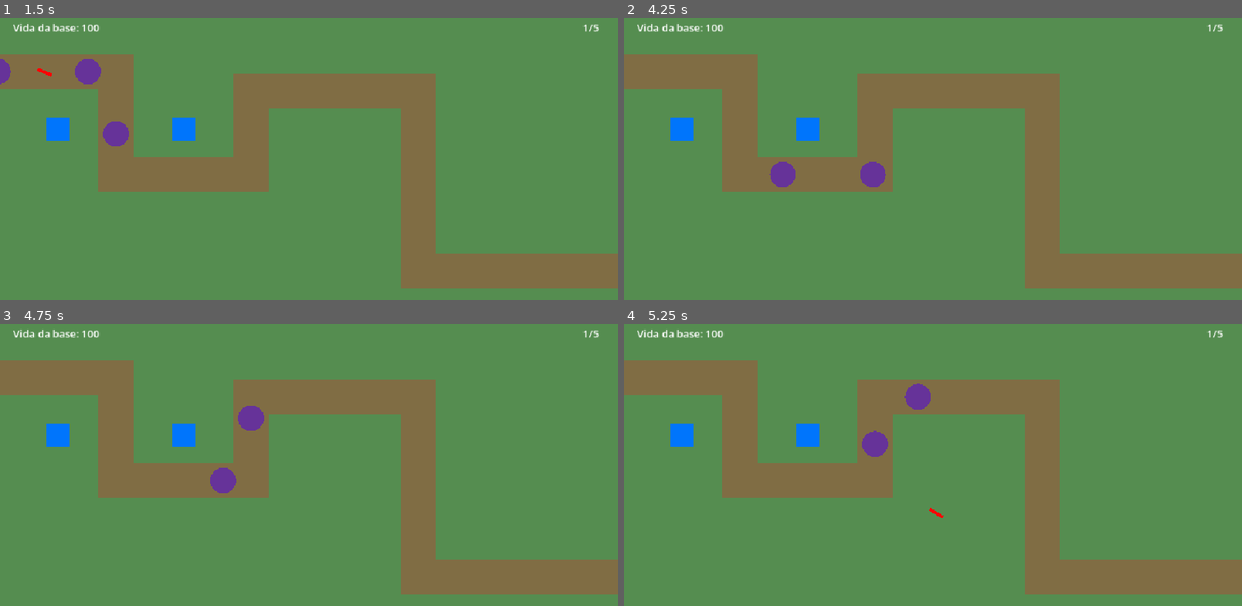
Above: before the commit, frames 1-4 (two rows, left to right).
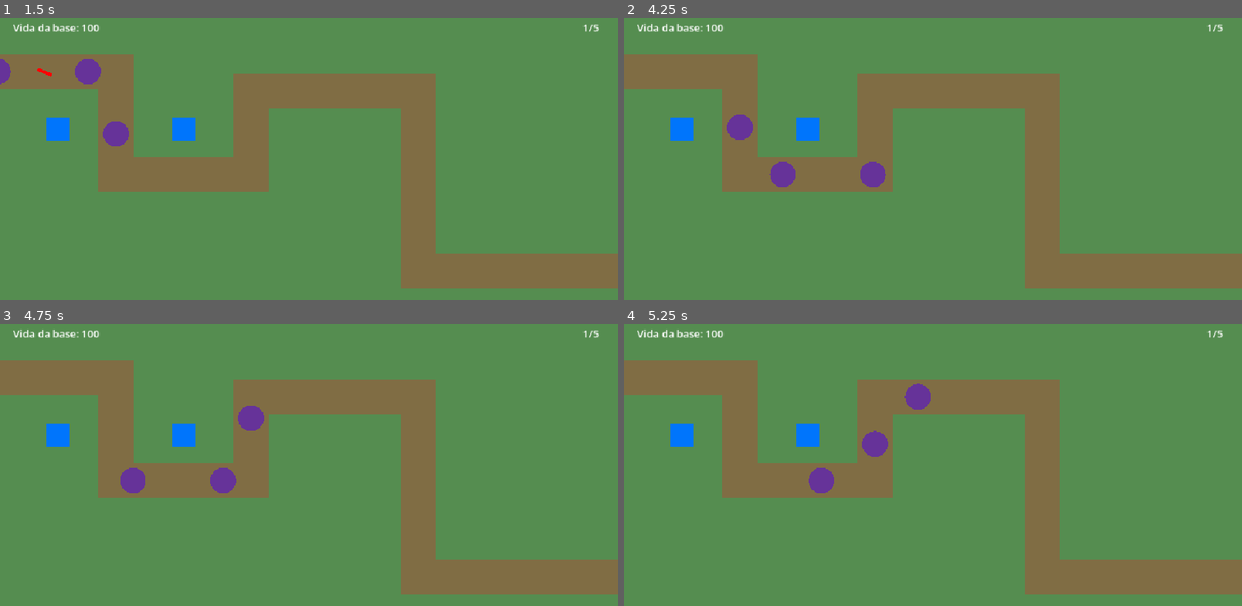
Above: after the commit, the same moments.

Repository: artdroids11/Tower-Defense-Godot-2D
Game: Godot game, scene res://scenes/main.tscn
The game is run twice, just before and just after one commit, with the same random seed, the same clock (stepped at 60 frames per second) and the same inputs.
Inputs (mouse positions are in pixels of both pictures, inside the frame that each line leads up to):
- Up to frame 1 (1.5 s): move the mouse to (444, 164) at 0.52 s; click (444, 164) at 0.67 s; move the mouse to (185, 198) at 1.27 s; click (185, 198) at 1.42 s
- Up to frame 2 (4.25 s): move the mouse to (994, 105) at 2.02 s; click (994, 105) at 2.17 s; move the mouse to (902, 249) at 2.77 s; click (902, 249) at 2.92 s; move the mouse to (1118, 232) at 3.52 s; click (1118, 232) at 3.67 s
- Up to frame 3 (4.75 s): move the mouse to (123, 433) at 4.27 s; click (123, 433) at 4.42 s
- Up to frame 4 (5.25 s): move the mouse to (963, 487) at 5.02 s; click (963, 487) at 5.17 s

Frame 1 is identical in both runs. In frame 2, 0.3% of the frame differs, in the area x 16-21%, y 34-44%; in frame 3, 0.3%; in frame 4, 0.3%, in the area x 29-52%, y 50-69%.

Commit message:
Correção do painel de atributos

Diff:
--- a/scenes/main.tscn
+++ b/scenes/main.tscn
@@ -10,7 +10,7 @@
 
 [node name="Path" type="Line2D" parent="." unique_id=1361094873]
 
-[node name="Sniper" parent="." unique_id=663019341 instance=ExtResource("2_sugp2")]
+[node name="Torre Rápida" parent="." unique_id=663019341 instance=ExtResource("2_sugp2")]
 position = Vector2(285, 190)
 attack_range = 180.0
 attack_damage = 0.9
@@ -19,8 +19,8 @@
 [node name="Tanque" parent="." unique_id=710837690 instance=ExtResource("2_sugp2")]
 position = Vector2(90, 190)
 attack_range = 260.0
-attack_damage = 8.0
-attack_interval = 2.0
+attack_damage = 2.0
+attack_interval = 1.5
 
 [node name="CanvasLayer" type="CanvasLayer" parent="." unique_id=1791099738]
 
@@ -44,7 +44,7 @@
 vertical_alignment = 3
 
 [node name="TowerInfoPanel" type="PanelContainer" parent="CanvasLayer" unique_id=1321914256]
-visible = false
+custom_minimum_size = Vector2(140, 110)
 anchors_preset = 3
 anchor_left = 1.0
 anchor_top = 1.0
--- a/scripts/main.gd
+++ b/scripts/main.gd
@@ -179,7 +179,7 @@
 	tower_name_label.text = tower.name
 	damage_label.text = "Dano: " + str(tower.attack_damage)
 	range_label.text = "Alcance: " + str(tower.attack_range)
-	interval_label.text = "Intervalo: " + str(tower.attack_interval) + " s"
+	interval_label.text = "Intervalo: " + str(tower.attack_interval) + "s"
 
 	tower_info_panel.show()
 	tower_info_panel.reset_size()
@@ -189,7 +189,11 @@
 	var tower_position: Vector2 = tower.get_global_transform_with_canvas().origin
 	var viewport_size: Vector2 = get_viewport_rect().size
 	var panel_size: Vector2 = tower_info_panel.size
-	var margin: float = 45.0
+	var tower_rect: Rect2 = Rect2(
+		tower_position - Vector2(18, 18),
+		Vector2(36, 36)
+	)
+	var margin: float = 30.0
 
 	var candidates: Array[Vector2] = [
 		tower_position + Vector2(margin, -panel_size.y / 2.0),
@@ -214,6 +218,9 @@
 		var panel_rect: Rect2 = Rect2(candidate_position, panel_size)
 		var conflicts: int = count_path_conflicts(panel_rect)
 
+		if panel_rect.intersects(tower_rect):
+			conflicts += 1000000
+
 		if conflicts == 0:
 			best_position = candidate_position
 			fewest_conflicts = 0
